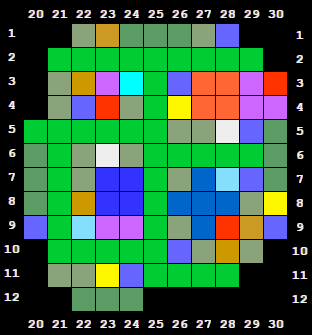
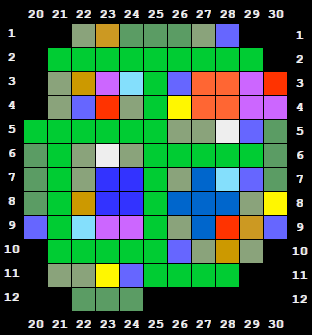
Layered file, before and after one edit (312×335). Changes by layer:
painted on "Background" over [120, 72, 143, 95]
